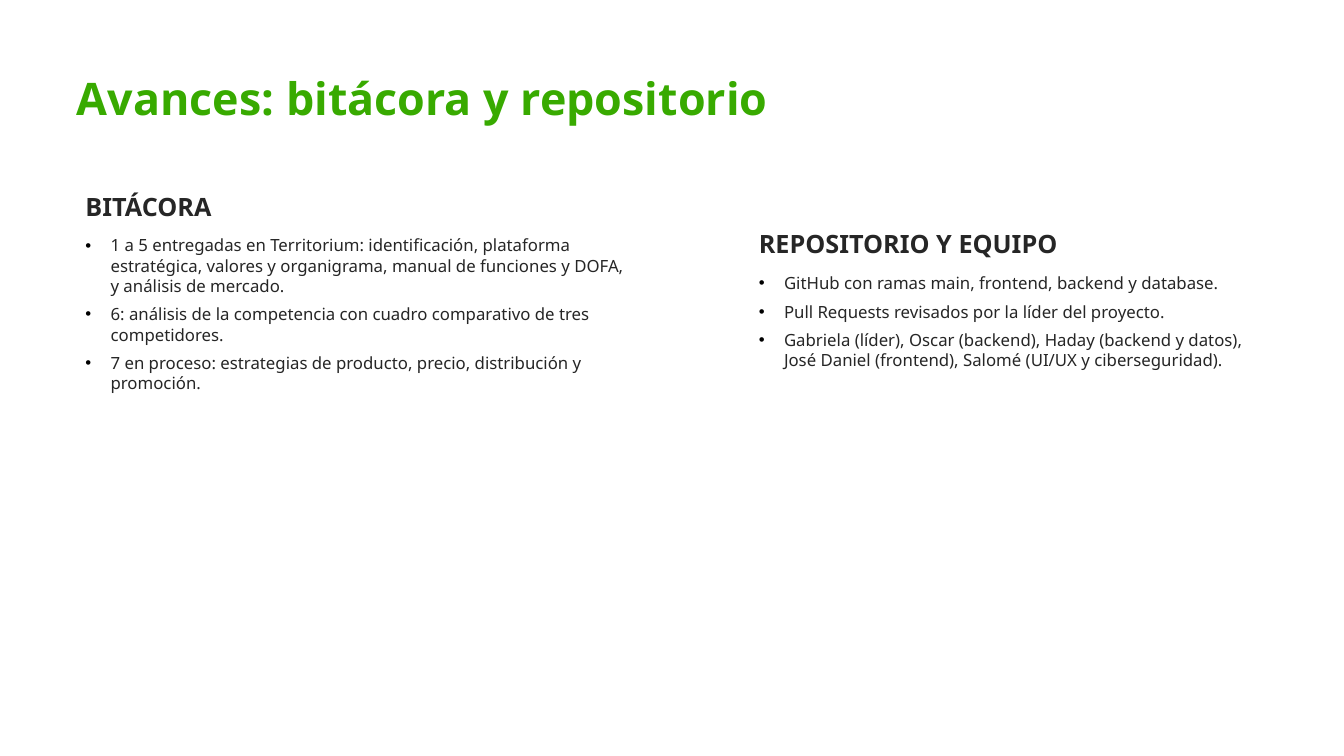
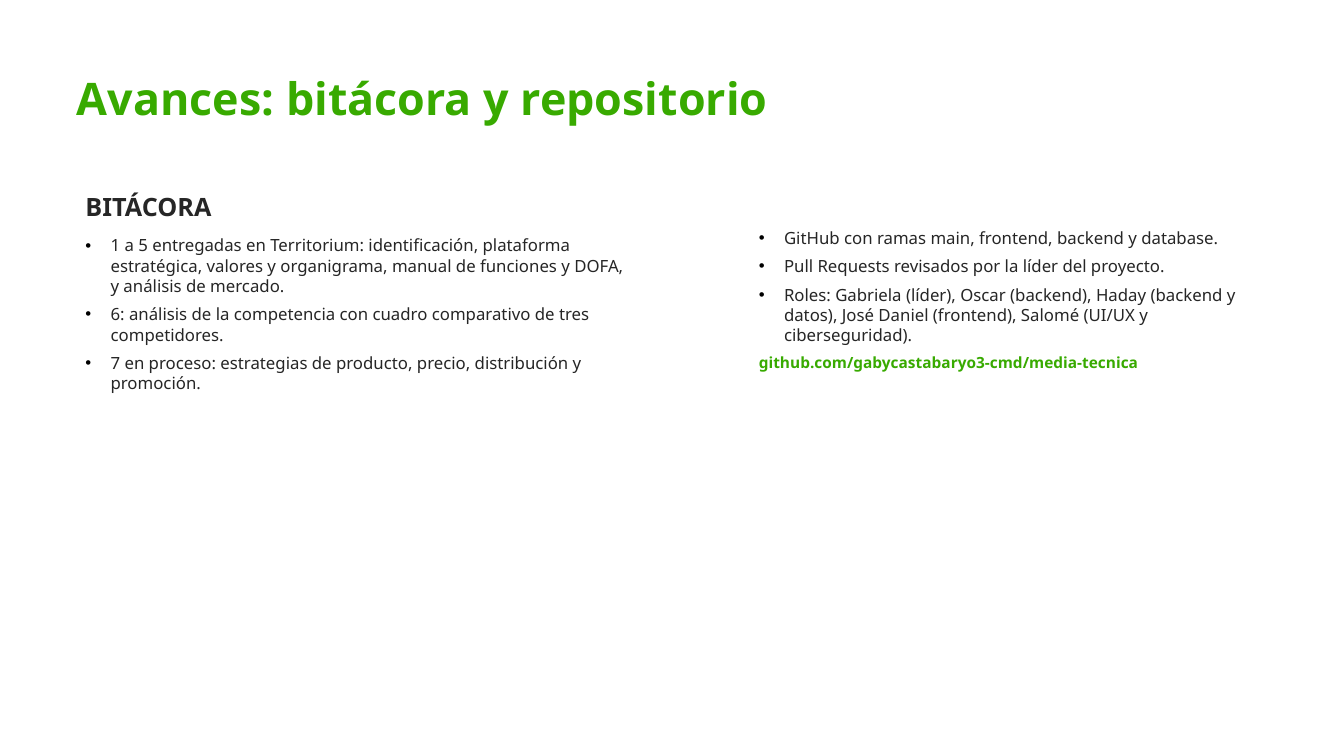
Before and after one commit to gabycastabaryo3-cmd/media-tecnica, a slide deck: slide 8 of docs/presentacion.pptx. Drawn at 1344x756 pixels with LibreOffice and Linux fonts; fonts in the diff are those of the drawing; background and template pictures are left out. Boxes give left, top, right and bottom in pixels: in the first picture for what was removed or moved away, otherwise in the second. Text is boxed around its words. In the diff, an @@ line names an element or a change of style, - is before the commit and + after.

Commit message:
Presentacion: agrega el enlace del repositorio en la diapositiva de avances

```diff
--- a/docs/presentacion.pptx
+++ b/docs/presentacion.pptx
@@ text at (x1=759, y1=234, x2=1058, y2=258): paragraph removed @@
-REPOSITORIO Y EQUIPO
@@ text at (x1=759, y1=288, x2=1236, y2=372): text changed @@
-• Gabriela (líder), Oscar (backend), Haday (backend y datos), José Daniel (frontend), Salomé (UI/UX y ciberseguridad).
+• Roles: Gabriela (líder), Oscar (backend), Haday (backend y datos), José Daniel (frontend), Salomé (UI/UX y ciberseguridad).
+github.com/gabycastabaryo3-cmd/media-tecnica
```
